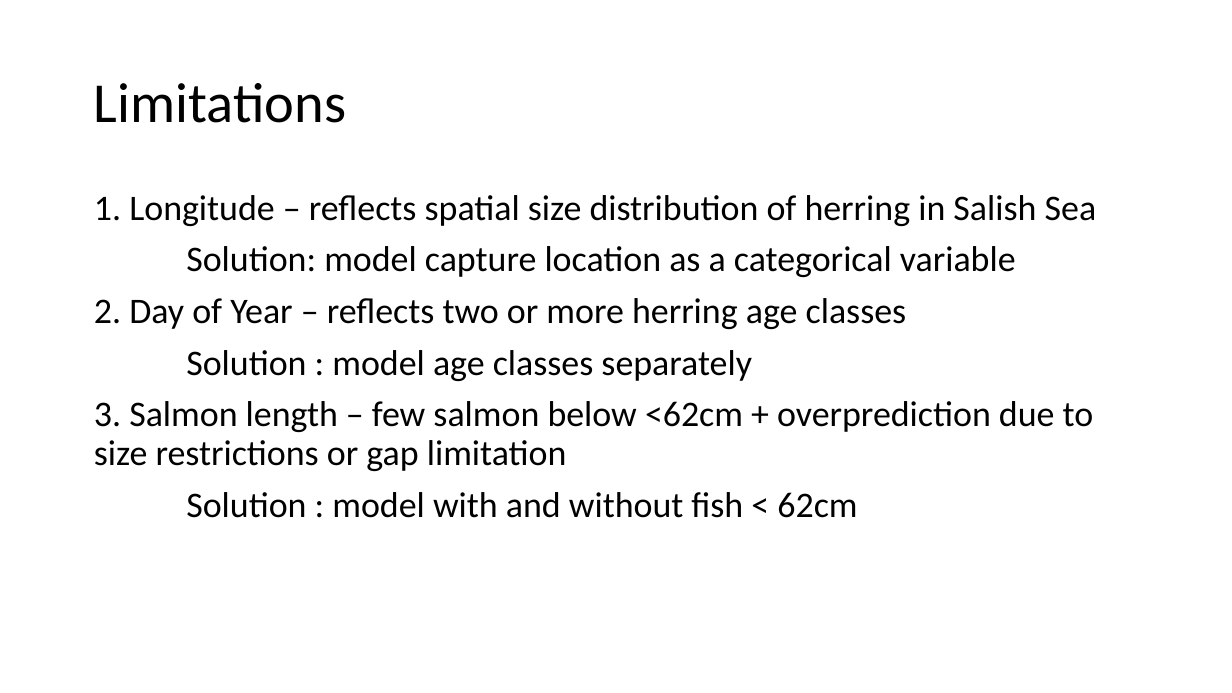
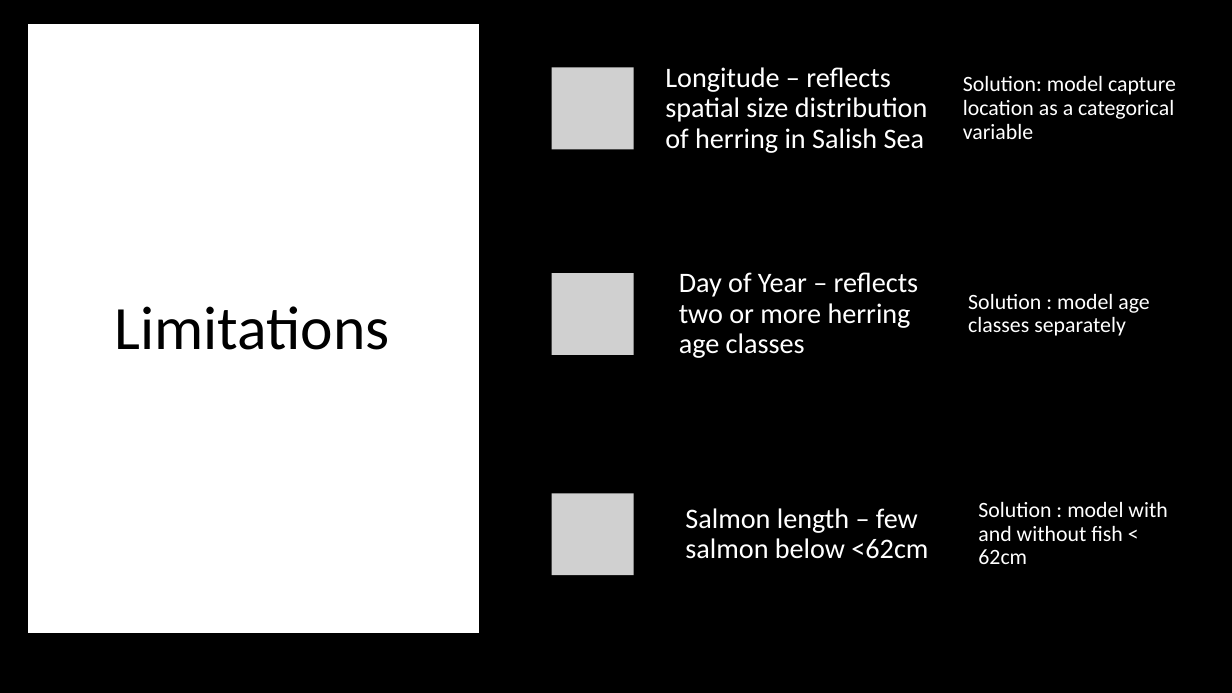
Before and after one commit to rghansen/ES482, a slide deck: slide 9 of ES data project presentation_salmon diet.pptx. Drawn at 1232x693 pixels with LibreOffice and Linux fonts; fonts in the diff are those of the drawing; grey boxes stand for pictures. Boxes give left, top, right and bottom in pixels: in the first picture for what was removed or moved away, otherwise in the second. Text is boxed around its words. In the diff, an @@ line names an element or a change of style, - is before the commit and + after.

Commit message:
Updated presentation slides. Just need plots. Rearrange as you see fit.

```diff
--- a/ES data project presentation_salmon diet.pptx
+++ b/ES data project presentation_salmon diet.pptx
@@ background #FFFFFF to #000000 @@
@@ rectangle added at <box>34,30,472,627</box>, fill #FFFFFF, outline #FFFFFF 10 pt @@
@@ title "Limitations": place and size @@
-title "Limitations" at <box>94,83,346,123</box>
+title "Limitations" at <box>114,306,389,350</box>
@@ title "Limitations" at <box>114,306,389,350</box>: size 44 to 48 pt; alignment left to centre @@
@@ text removed at <box>94,195,1097,518</box> @@
-1. Longitude – reflects spatial size distribution of herring in Salish Sea
-Solution: model capture location as a categorical variable
-2. Day of Year – reflects two or more herring age classes
-Solution : model age classes separately
-3. Salmon length – few salmon below <62cm + overprediction due to size restrictions or gap limitation
-Solution : model with and without fish < 62cm
@@ group added at <box>506,34,1176,609</box>: 6 texts, 3 rounded rectangles, 3 pictures @@
+Longitude – reflects spatial size distribution of herring in Salish Sea
+Solution: model capture location as a categorical variable
+Day of Year – reflects two or more herring age classes
+Solution : model age classes separately
+Salmon length – few salmon below <62cm
+Solution : model with and without fish < 62cm
```
Also in this commit, not shown: 10 other slides changed.
